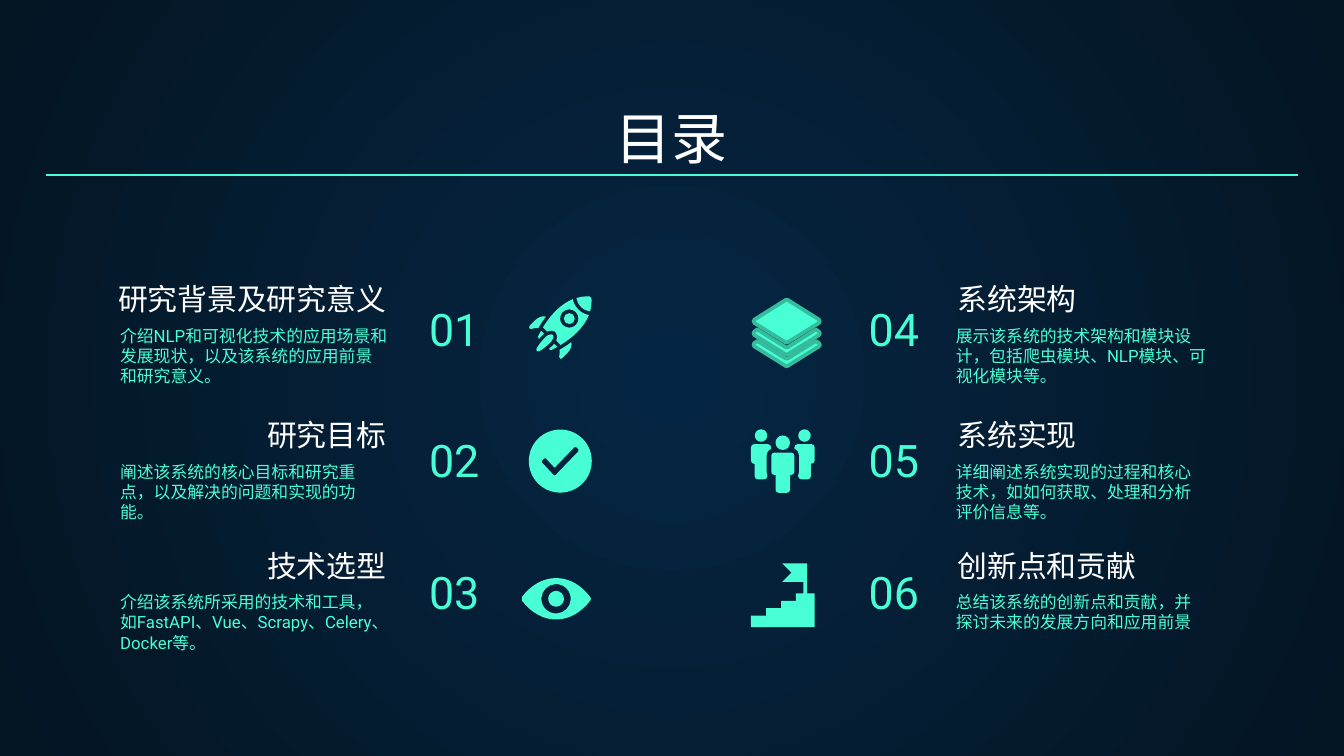
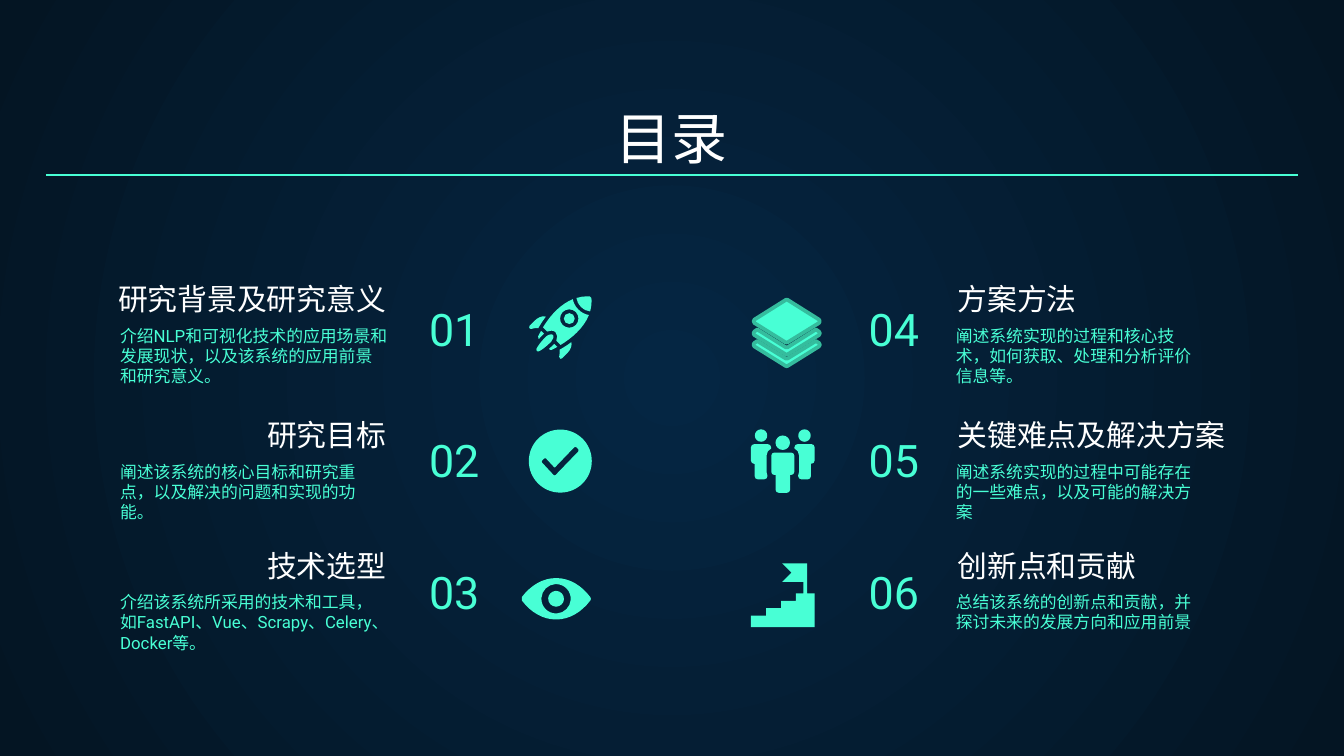
Before and after one commit to zm1060/FinalProject, a slide deck: slide 2 of 过程资料/开题答辩-B网络191-03-左明.pptx. Drawn at 1344x756 pixels with LibreOffice and Linux fonts; fonts in the diff are those of the drawing. Boxes give left, top, right and bottom in pixels: in the first picture for what was removed or moved away, otherwise in the second. Text is boxed around its words. In the diff, an @@ line names an element or a change of style, - is before the commit and + after.

Commit message:
更新过程资料

```diff
--- a/过程资料/开题答辩-B网络191-03-左明.pptx
+++ b/过程资料/开题答辩-B网络191-03-左明.pptx
@@ title at box(958, 285, 1077, 313): text changed @@
-系统架构
+方案方法
@@ subtitle at box(956, 328, 1191, 384): text changed @@
-展示该系统的技术架构和模块设计，包括爬虫模块、NLP模块、可视化模块等。
+阐述系统实现的过程和核心技术，如何获取、处理和分析评价信息等。
@@ title at box(958, 421, 1226, 449): text changed @@
-系统实现
+关键难点及解决方案
@@ subtitle at box(956, 464, 1191, 520): text changed @@
-详细阐述系统实现的过程和核心技术，如如何获取、处理和分析评价信息等。
+阐述系统实现的过程中可能存在的一些难点，以及可能的解决方案
```
Also in this commit, not shown: 8 other slides changed, 1 slide added, 4 other files.
